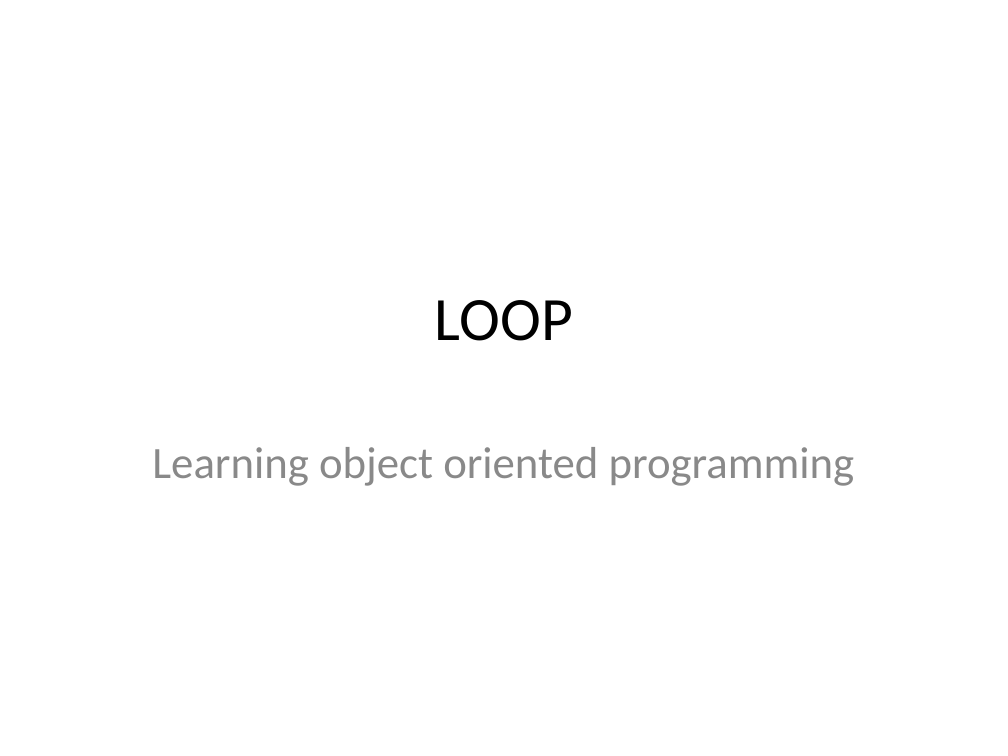
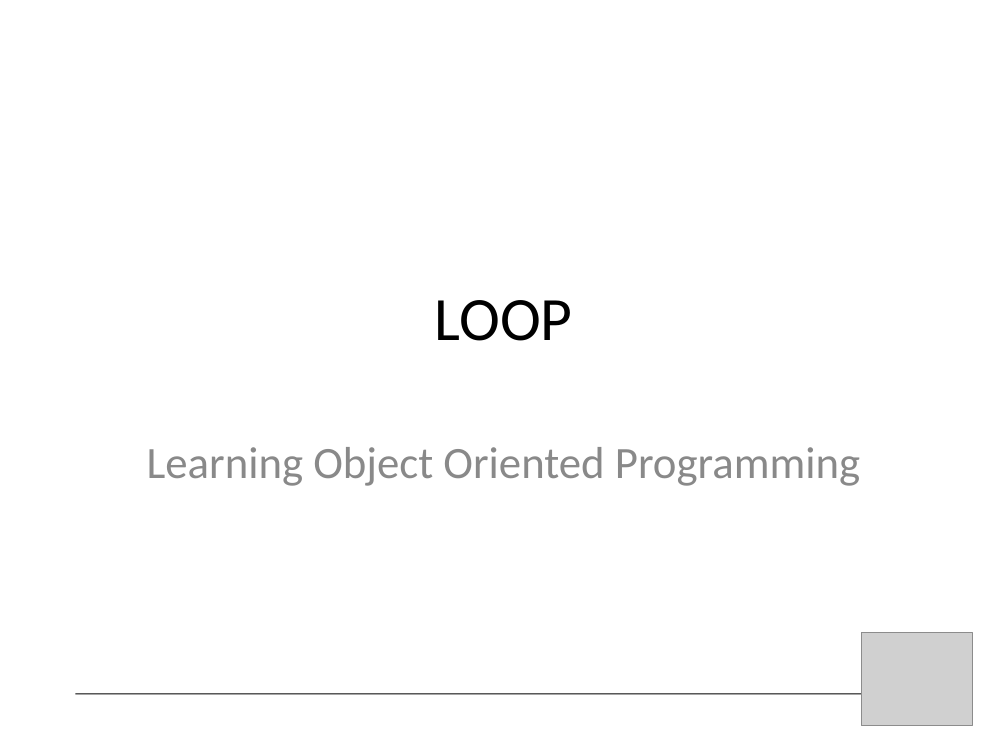
Before and after one commit to bossiernesto/objectbrowserpharo, a slide deck: slide 2 of docs/LOOP-demo-final.ppt (slide 1 before the commit). Drawn at 1008x756 pixels with LibreOffice and Linux fonts; fonts in the diff are those of the drawing; grey boxes stand for pictures. Boxes give left, top, right and bottom in pixels: in the first picture for what was removed or moved away, otherwise in the second. Text is boxed around its words. In the diff, an @@ line names an element or a change of style, - is before the commit and + after.

```diff
--- a/docs/LOOP-demo-final.ppt
+++ b/docs/LOOP-demo-final.ppt
@@ subtitle at bbox=[147, 447, 860, 486]: text changed @@
-Learning object oriented programming
+Learning Object Oriented Programming
@@ picture added at bbox=[861, 632, 972, 726] @@
@@ line added from (76, 694) to (917, 694), #000000 0.74 pt @@
```
Also in this commit, not shown: 6 other slides changed, 11 slides added, 1 other file.
